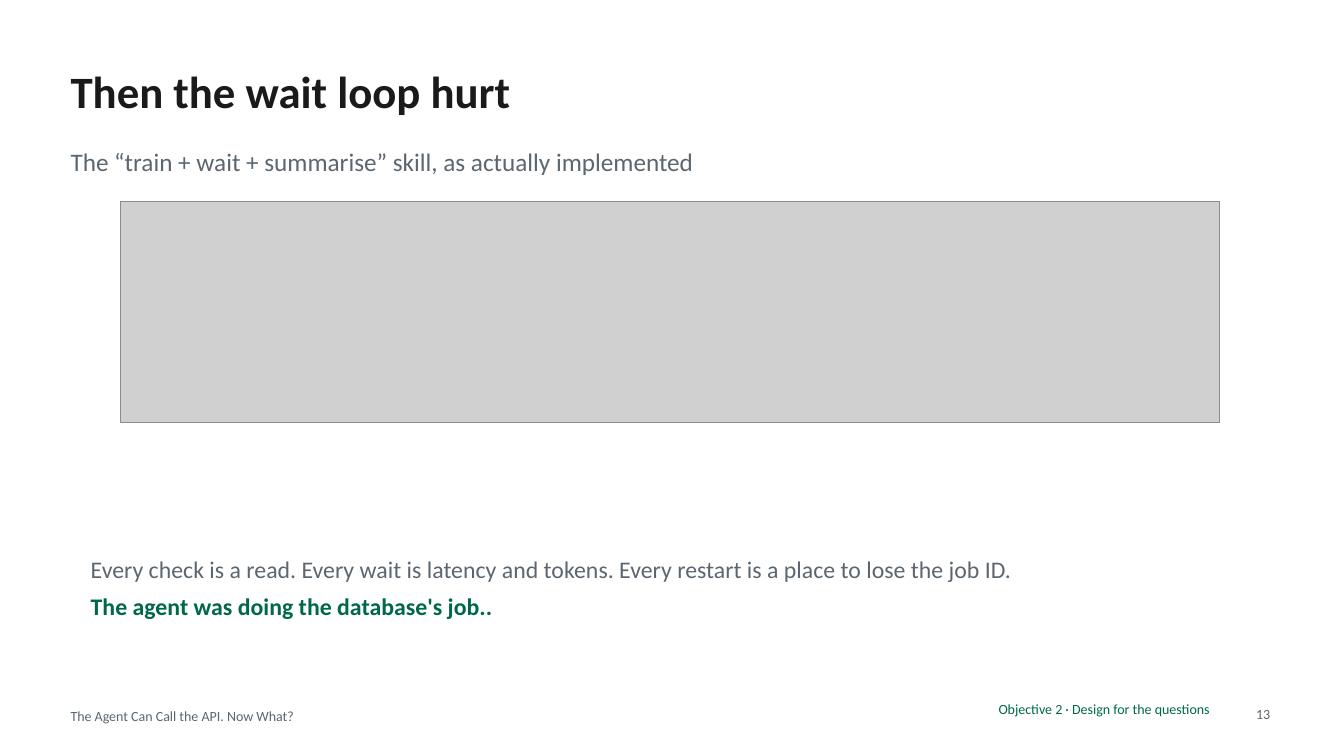
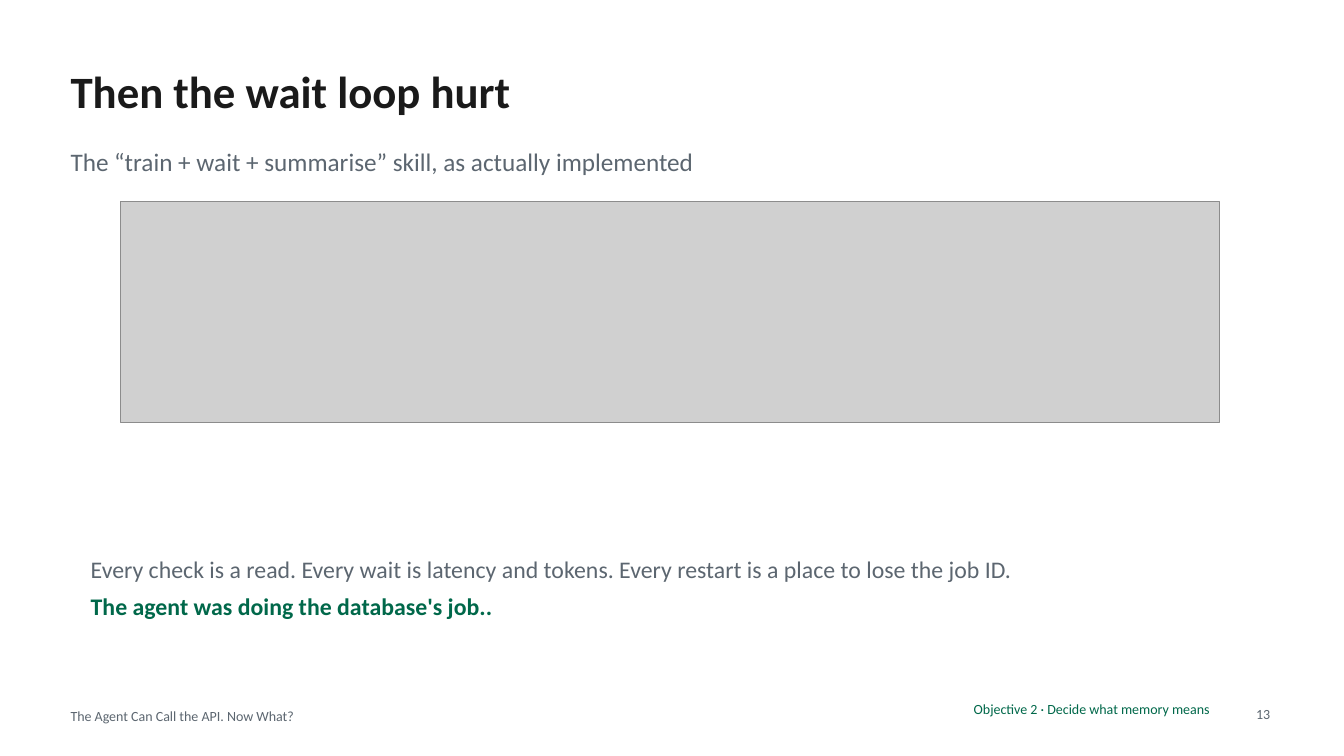
Before and after one commit to eoinjordan/what-should-a-local-agent-remember, a slide deck: slide 13 of slides/what-should-a-local-agent-remember.pptx. Drawn at 1344x756 pixels with LibreOffice and Linux fonts; fonts in the diff are those of the drawing; grey boxes stand for pictures. Boxes give left, top, right and bottom in pixels: in the first picture for what was removed or moved away, otherwise in the second. Text is boxed around its words. In the diff, an @@ line names an element or a change of style, - is before the commit and + after.

```diff
--- a/slides/what-should-a-local-agent-remember.pptx
+++ b/slides/what-should-a-local-agent-remember.pptx
@@ text at bbox=[974, 704, 1210, 717]: text changed @@
-Objective 2 · Design for the questions
+Objective 2 · Decide what memory means
```
Also in this commit, not shown: 9 other slides changed, 4 other files.
